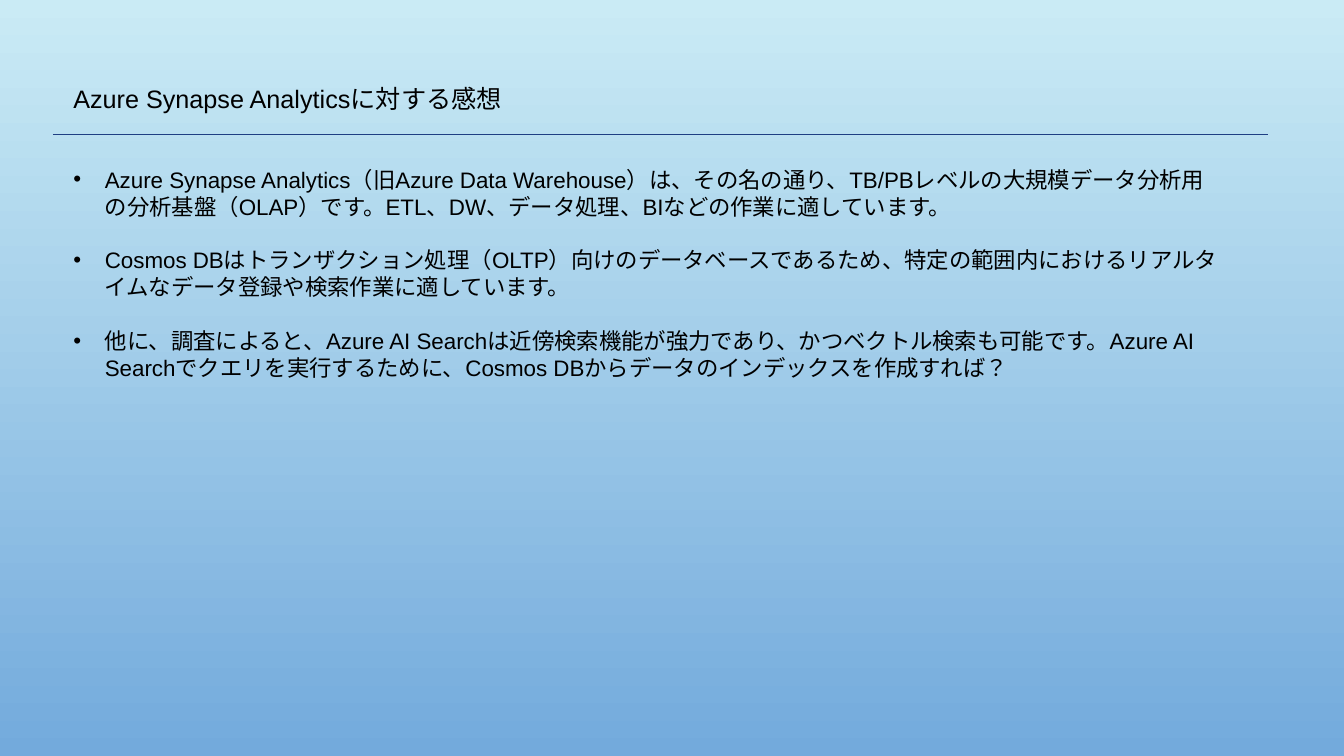
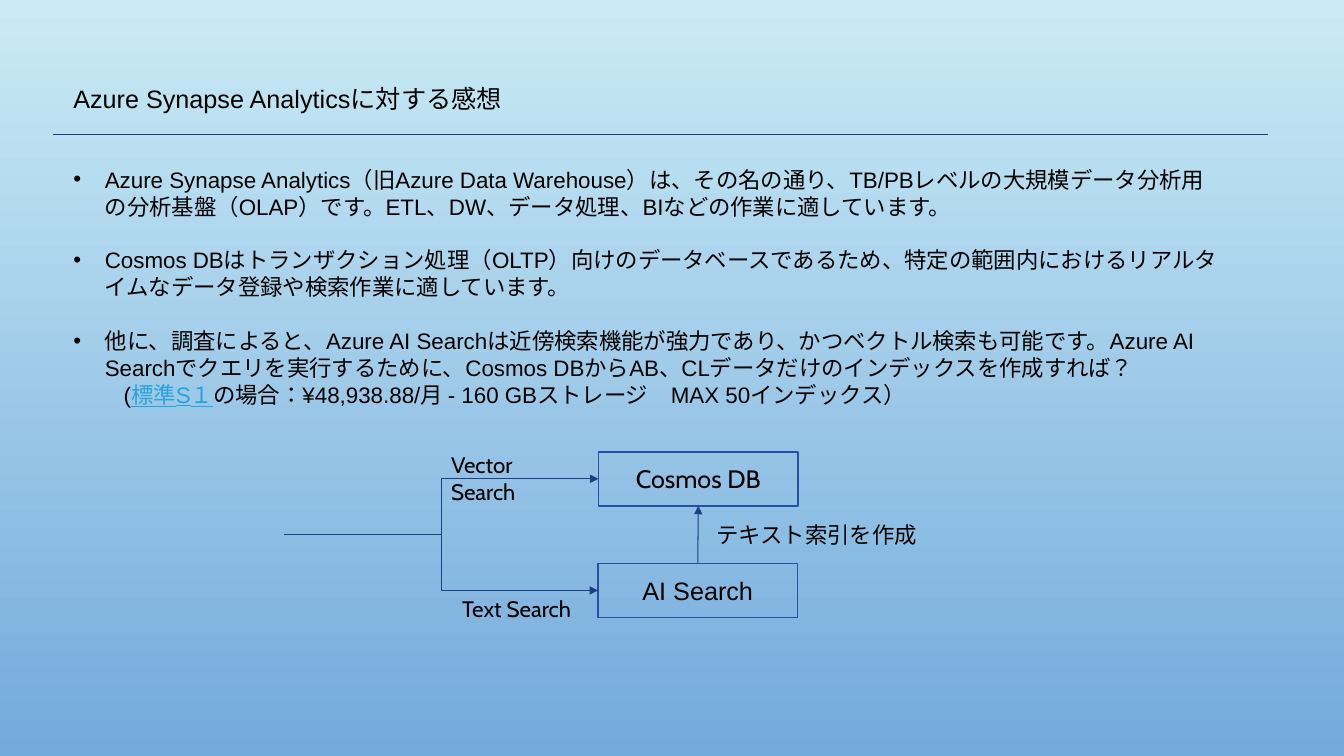
Before and after one commit to WUTIANYAO/-, a slide deck: slide 3 of Research2.pptx. Drawn at 1344x756 pixels with LibreOffice and Linux fonts; fonts in the diff are those of the drawing; background and template pictures are left out. Boxes give left, top, right and bottom in pixels: in the first picture for what was removed or moved away, otherwise in the second. Text is boxed around its words. In the diff, an @@ line names an element or a change of style, - is before the commit and + after.

```diff
--- a/Research2.pptx
+++ b/Research2.pptx
@@ text at (x1=105, y1=330, x2=1194, y2=408): text changed @@
-• 他に、調査によると、Azure AI Searchは近傍検索機能が強力であり、かつベクトル検索も可能です。Azure AI Searchでクエリを実行するために、Cosmos DBからデータのインデックスを作成すれば？
+• 他に、調査によると、Azure AI Searchは近傍検索機能が強力であり、かつベクトル検索も可能です。Azure AI Searchでクエリを実行するために、Cosmos DBからAB、CLデータだけのインデックスを作成すれば？
+(標準S１の場合：¥48,938.88/月 - 160 GBストレージ MAX 50インデックス）
@@ elbow arrow added from (284, 534) to (599, 479), #1F3F83 0.75 pt @@
@@ text added at (x1=451, y1=457, x2=515, y2=501), 16 pt, text #000000 @@
+Vector Search
@@ rectangle added at (x1=599, y1=452, x2=799, y2=506), outline #274FA4 1.25 pt, 18 pt, text #000000 @@
+Cosmos DB
@@ arrow added from (698, 564) to (699, 506), #1F3F83 0.75 pt @@
@@ elbow arrow added from (284, 534) to (598, 591), #1F3F83 0.75 pt @@
@@ text added at (x1=717, y1=524, x2=917, y2=545), 16 pt, text #000000 @@
+テキスト索引を作成
@@ rectangle added at (x1=598, y1=564, x2=798, y2=618), outline #274FA4 1.25 pt, 18 pt, text #000000 @@
+AI Search
@@ text added at (x1=462, y1=600, x2=571, y2=618), 16 pt, text #000000 @@
+Text Search
```
Also in this commit, not shown: 2 other slides changed.
